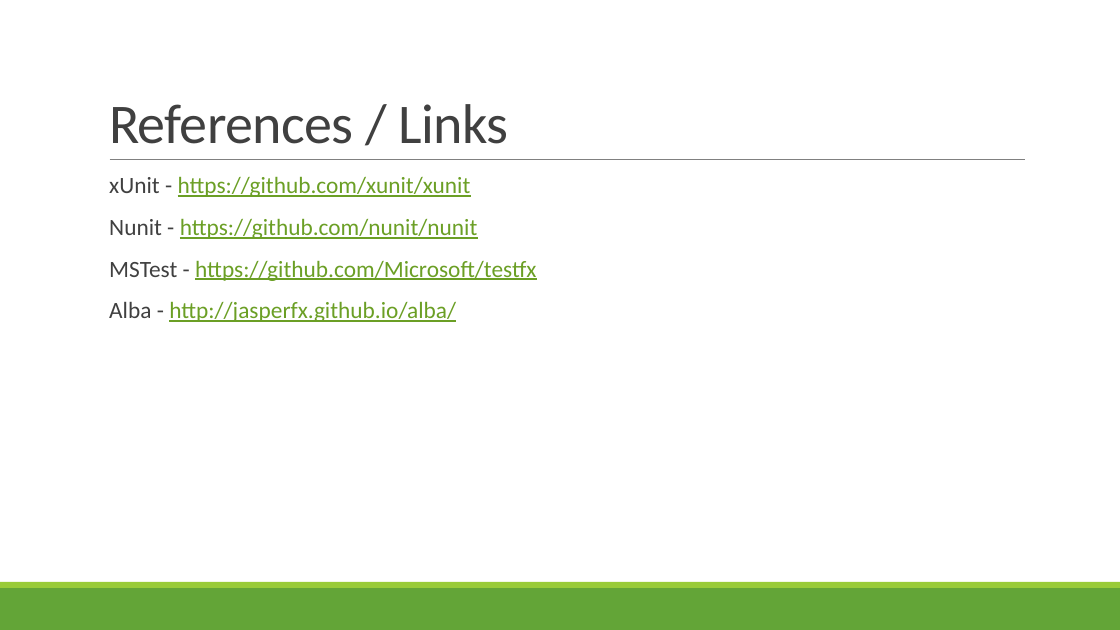
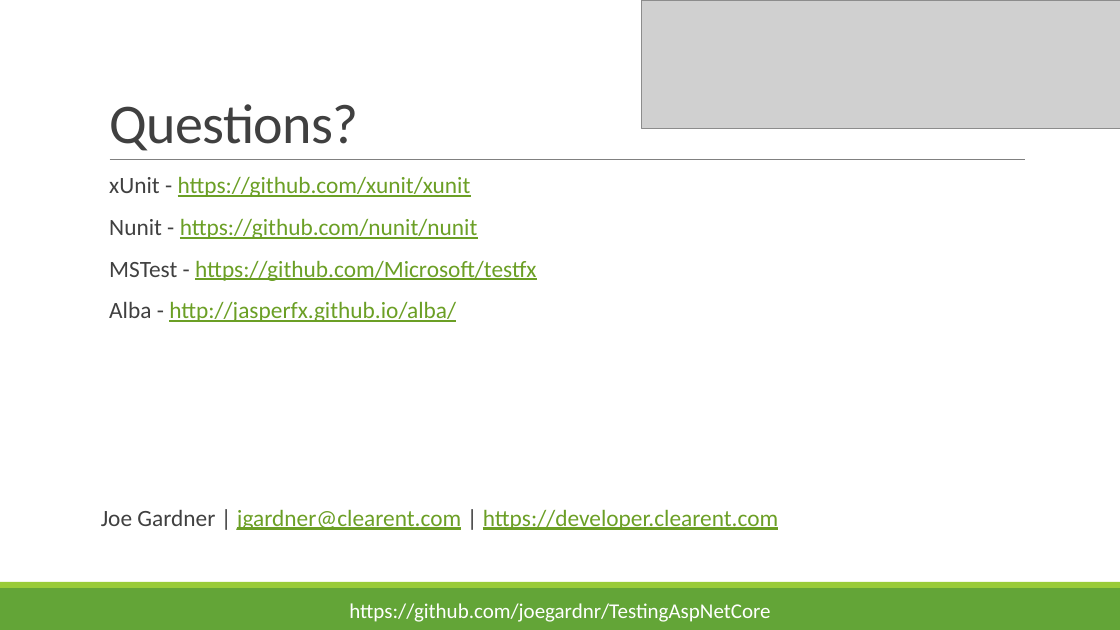
Before and after one commit to joegardnr/TestingAspNetCore, a slide deck: slide 15 of TestingASPNetCore.pptx (slide 16 before the commit). Drawn at 1120x630 pixels with LibreOffice and Linux fonts; fonts in the diff are those of the drawing; grey boxes stand for pictures. Boxes give left, top, right and bottom in pixels: in the first picture for what was removed or moved away, otherwise in the second. Text is boxed around its words. In the diff, an @@ line names an element or a change of style, - is before the commit and + after.

```diff
--- a/TestingASPNetCore.pptx
+++ b/TestingASPNetCore.pptx
@@ picture added at (x1=642, y1=0, x2=1120, y2=129) @@
@@ title at (x1=109, y1=104, x2=358, y2=151): text changed @@
-References / Links
+Questions?
@@ text at (x1=101, y1=509, x2=778, y2=530): paragraph added @@
+Joe Gardner | jgardner@clearent.com | https://developer.clearent.com
@@ text added at (x1=349, y1=603, x2=770, y2=622), 18 pt, text #FFFFFF @@
+https://github.com/joegardnr/TestingAspNetCore
```
Also in this commit, not shown: 15 other slides changed, 1 slide removed, 4 other files.
